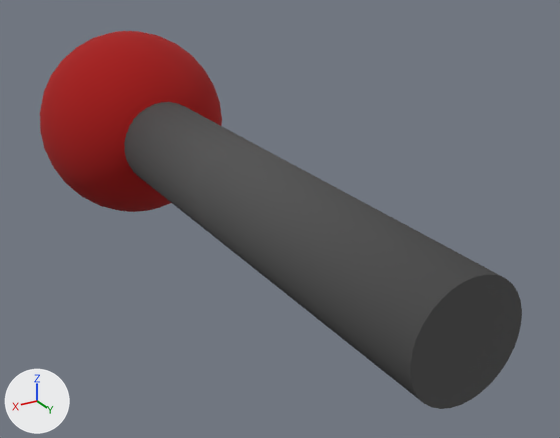
Renders of the FBX model unity_project/Paper Box/Assets/Models/Items/Items.fbx_Lever_Handle.fbx from each side of a commit.
Rendered twice from a 50 mm camera at (1.0878, -0.9174, 0.0733) aimed at (0.9883, -1.0832, -0.0096). Every picture has the same lights, and +X, +Y and +Z are marked at lower left.

The scene before the commit, as lines of its bpy script (objects in view):
```python
me_cylinder_001 = bpy.data.meshes.new('Cylinder.001')
me_cylinder_001.from_pydata(...)  # 510 vertices, 510 faces; spans x -0.03..0.03, y -0.19..0.0, z -0.03..0.03
# faces by material slot: [34, 476]
me_cylinder_001.materials.append(mat_main)  # dark grey #505050
me_cylinder_001.materials.append(mat_tip)  # red #a50d0b
ob_lever_handle = bpy.data.objects.new('Lever Handle', me_cylinder_001)
ob_lever_handle.location = (1.0, -1.0, 0.0)
```
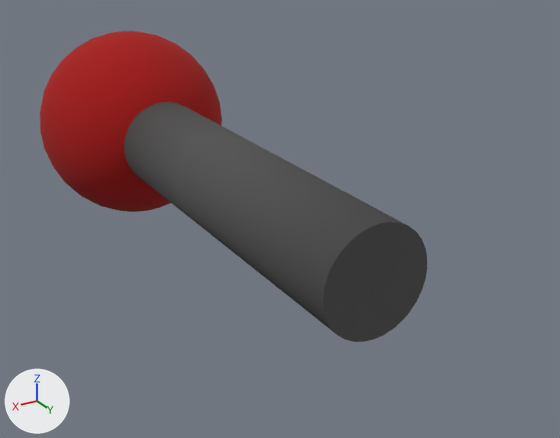
The newer file is also rescaled (x1.193), turned or shifted as a whole; pictures and numbers use the older file's frame.

What differs and where, as boxes (x1, y1, x2, y2) in the pictures (560 x 438 px; the box of a moved part takes in the faces that stretch with it):
'Lever Handle', reshaped (20% narrower, 18% shorter)
    before: (40, 31, 522, 409)
    after: (40, 31, 427, 342)
part 1 of me_cylinder_001, moved or reshaped
    before: (195, 157, 522, 409)
    after: (195, 157, 427, 342)

Patch to the scene script:
```diff
--- a/unity_project/Paper Box/Assets/Models/Items/Items.fbx_Lever_Handle.fbx.py
+++ b/unity_project/Paper Box/Assets/Models/Items/Items.fbx_Lever_Handle.fbx.py
@@ me_cylinder_001 @@
 me_cylinder_001.from_pydata(...)  # 510 vertices, 510 faces; spans x -0.03..0.03, y -0.19..0.0, z -0.03..0.03
 # used by ob_lever_handle; location = (1.0, -1.0, 0.0)
+# me_cylinder_001 part 1: the loose piece of 64 vertices spanning x -0.013..0.013, y -0.134..0.0, z -0.013..0.013 is scaled about its middle by (1.01, 0.838, 1.01), then moved by (0.0, -0.015, 0.0)
 me_cylinder_001.materials.append(mat_main)
```
